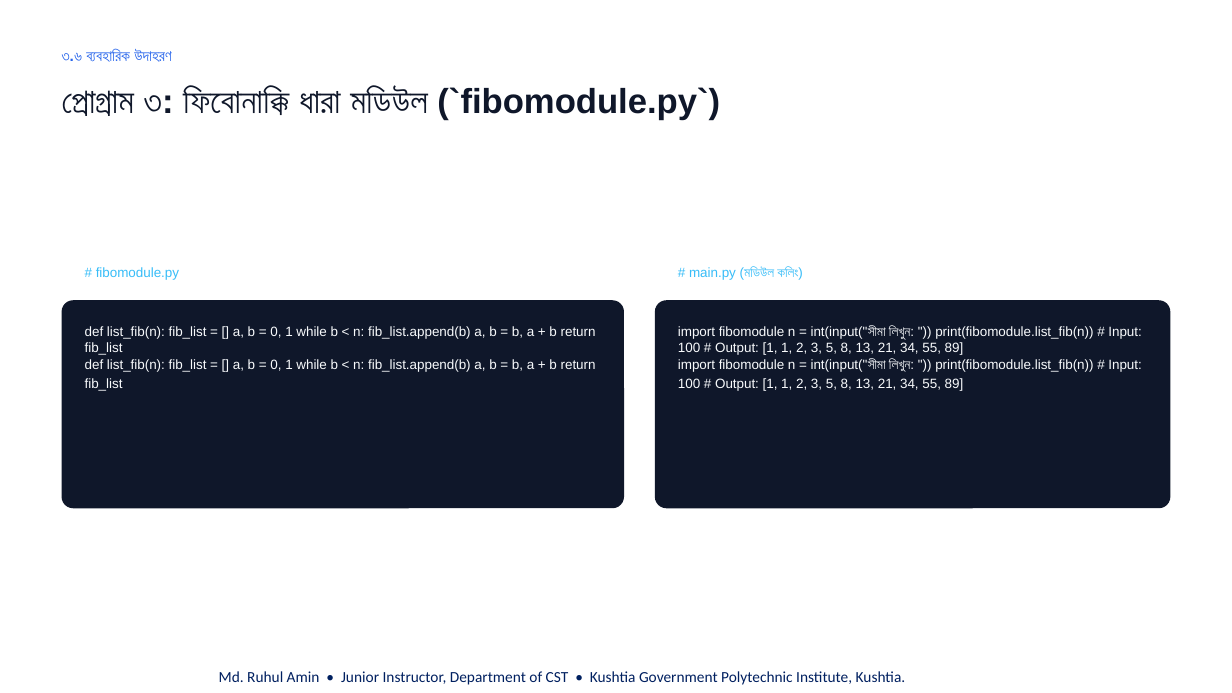
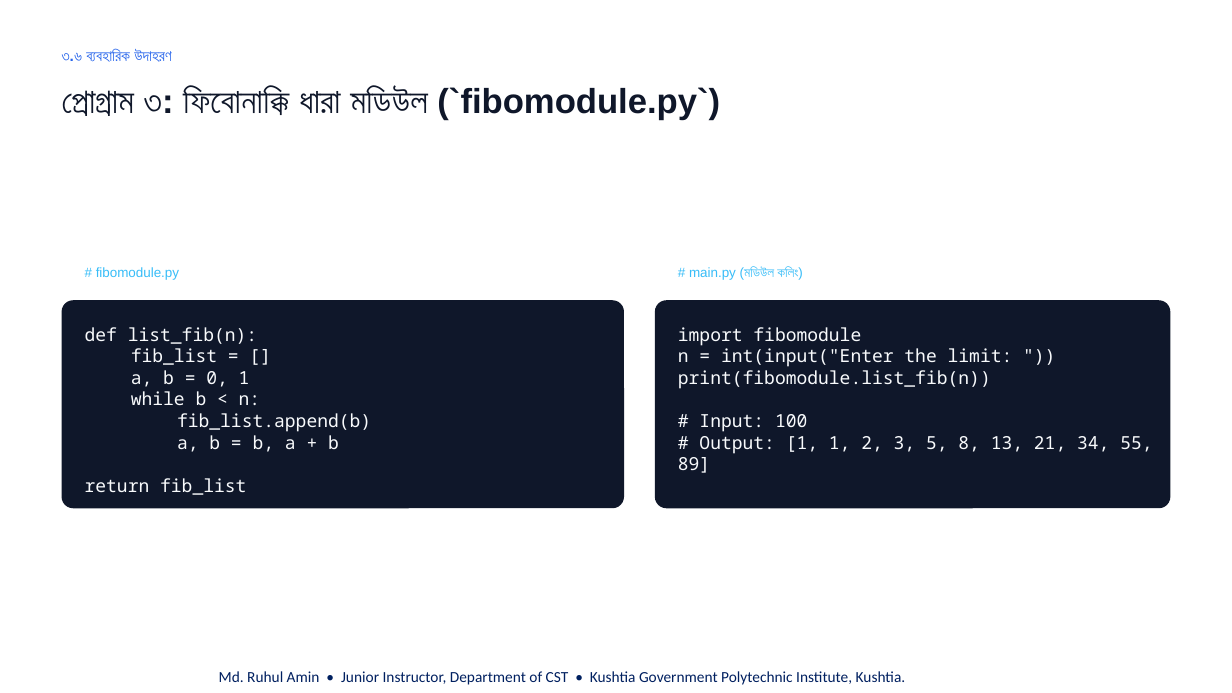
Before and after one commit to cseruhul/Class-Lecture, a slide deck: slide 21 of 03. Basic Apps Dev. Using Python/Theory/Python_Ch3.pptx. Drawn at 1232x693 pixels with LibreOffice and Linux fonts; fonts in the diff are those of the drawing. Boxes give left, top, right and bottom in pixels: in the first picture for what was removed or moved away, otherwise in the second. Text is boxed around its words. In the diff, an @@ line names an element or a change of style, - is before the commit and + after.

```diff
--- a/03. Basic Apps Dev. Using Python/Theory/Python_Ch3.pptx
+++ b/03. Basic Apps Dev. Using Python/Theory/Python_Ch3.pptx
@@ text at (85,327,371,495): text changed; size 10.5 to 14 pt; font Arial to Noto Sans Mono @@
-def list_fib(n): fib_list = [] a, b = 0, 1 while b < n: fib_list.append(b) a, b = b, a + b return fib_list
+def list_fib(n):
+  fib_list = []
+  a, b = 0, 1
+  while b < n:
+    fib_list.append(b)
+    a, b = b, a + b
+return fib_list
@@ text at (678,327,1152,473): text changed; size 10.5 to 14 pt; font Arial to Noto Sans Mono @@
-import fibomodule n = int(input("সীমা লিখুন: ")) print(fibomodule.list_fib(n)) # Input: 100 # Output: [1, 1, 2, 3, 5, 8, 13, 21, 34, 55, 89]
+import fibomodule
+n = int(input("Enter the limit: "))
+print(fibomodule.list_fib(n))
+# Input: 100
+# Output: [1, 1, 2, 3, 5, 8, 13, 21, 34, 55, 89]
@@ text removed at (85,359,596,391) @@
-def list_fib(n): fib_list = [] a, b = 0, 1 while b < n: fib_list.append(b) a, b = b, a + b return fib_list
@@ text removed at (678,358,1141,391) @@
-import fibomodule n = int(input("সীমা লিখুন: ")) print(fibomodule.list_fib(n)) # Input: 100 # Output: [1, 1, 2, 3, 5, 8, 13, 21, 34, 55, 89]
```
Also in this commit, not shown: 8 other slides changed, 1 other file.
